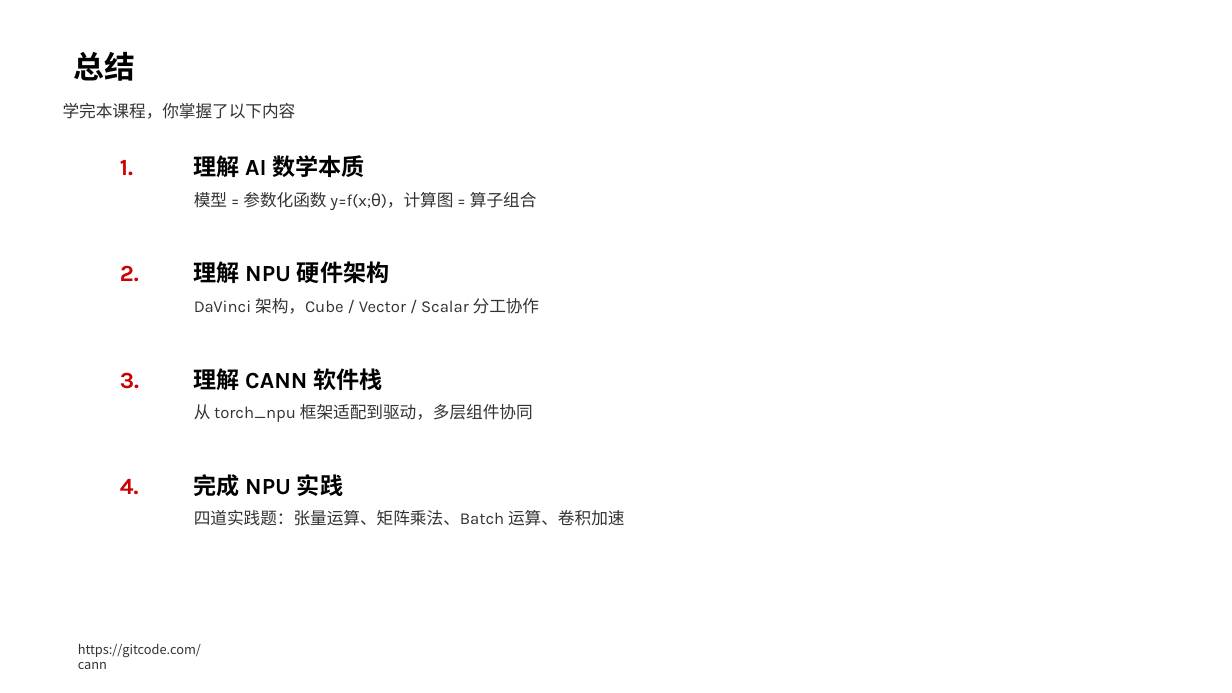
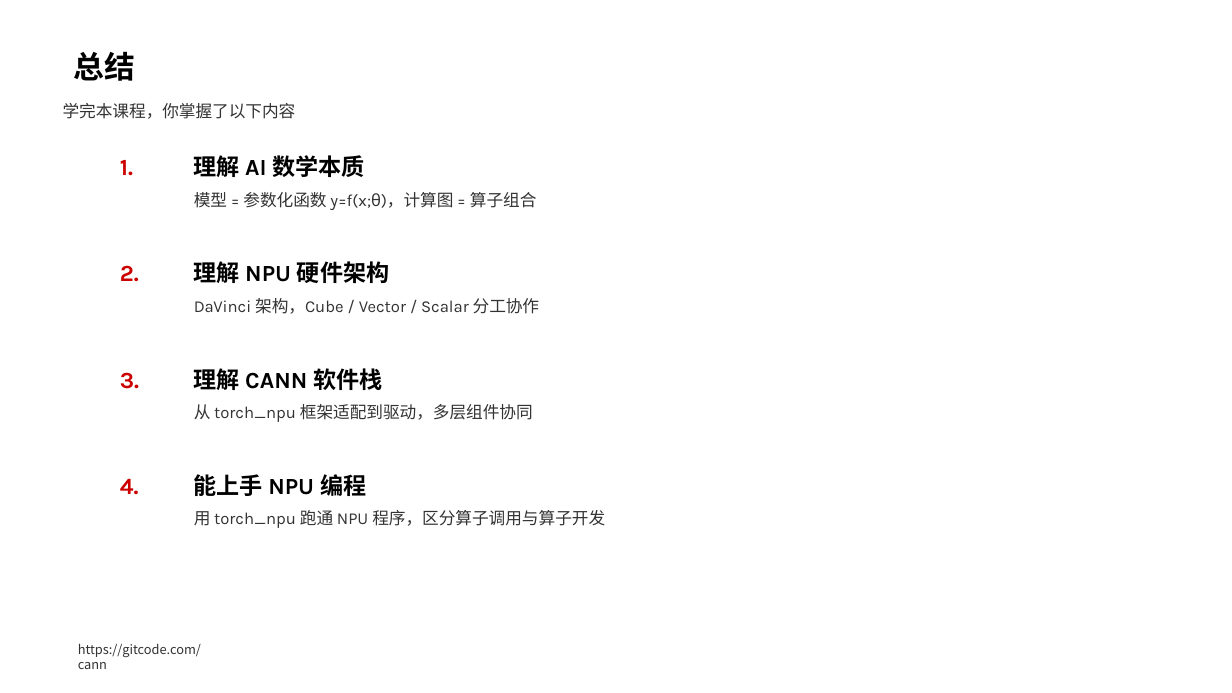
Before and after one commit to hicann/cann-learning-hub, a slide deck: slide 56 of quick_start/cann_basics/slides/artificial_intelligence_basics.pptx (slide 48 before the commit). Drawn at 1232x693 pixels with LibreOffice and Linux fonts; fonts in the diff are those of the drawing; background and template pictures are left out. Boxes give left, top, right and bottom in pixels: in the first picture for what was removed or moved away, otherwise in the second. Text is boxed around its words. In the diff, an @@ line names an element or a change of style, - is before the commit and + after.

```diff
--- a/quick_start/cann_basics/slides/artificial_intelligence_basics.pptx
+++ b/quick_start/cann_basics/slides/artificial_intelligence_basics.pptx
@@ text at [194, 470, 366, 499]: text changed @@
-完成 NPU 实践
+能上手 NPU 编程
@@ text at [194, 510, 605, 528]: text changed @@
-四道实践题：张量运算、矩阵乘法、Batch 运算、卷积加速
+用 torch_npu 跑通 NPU 程序，区分算子调用与算子开发
```
Also in this commit, not shown: 7 other slides changed, 10 slides added, 1 slide removed, 1 other file.
